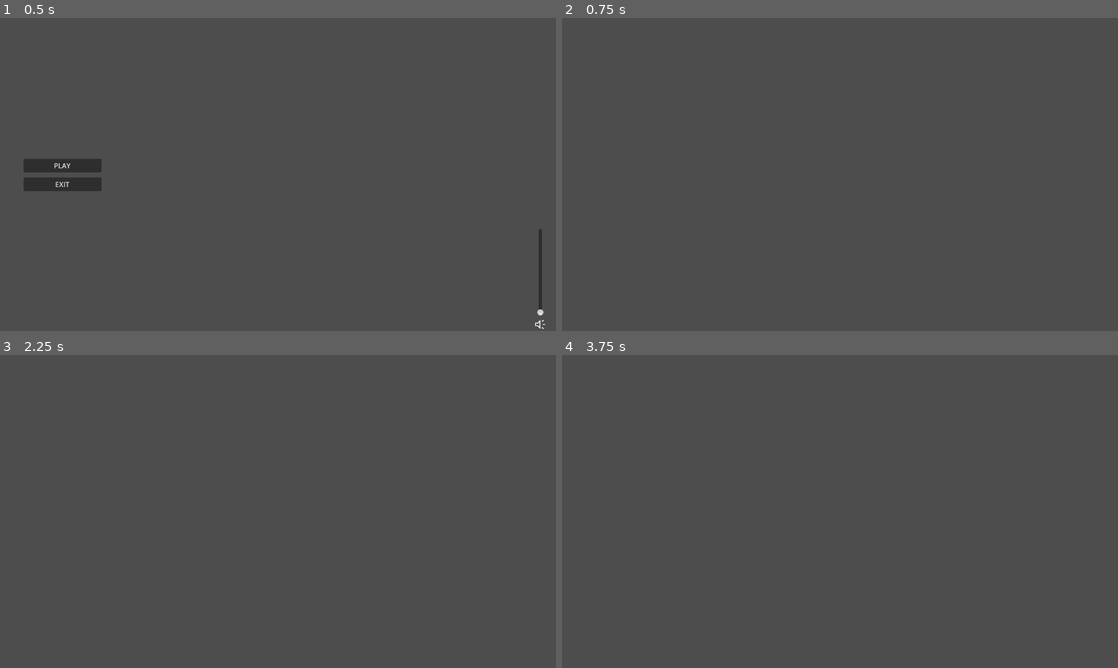
Above: before the commit, frames 1-4 (two rows, left to right).
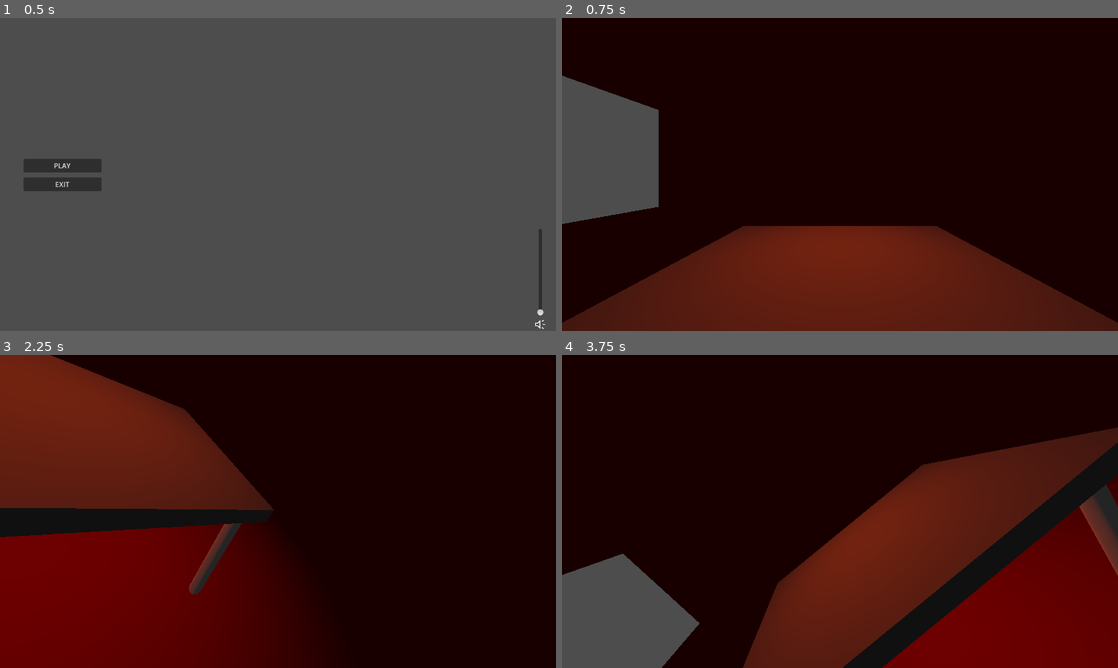
Above: after the commit, the same moments.

Repository: matiqn18/Krag-Grzesznikow
Game: Godot game, scene res://scenes/main_menu.tscn
The game is run twice, just before and just after one commit, with the same random seed, the same clock (stepped at 60 frames per second) and the same inputs.
Inputs (mouse positions are in pixels of both pictures, inside the frame that each line leads up to):
- Up to frame 1 (0.5 s): no input
- Up to frame 2 (0.75 s): click "PLAY" at 0.5 s
- Up to frame 3 (2.25 s): tap Enter at 1.25 s; move the mouse to (400, 495) at 1.27 s; click (400, 495) at 1.42 s; tap Space at 2 s; move the mouse to (166, 527) at 2.02 s; click (166, 527) at 2.17 s
- Up to frame 4 (3.75 s): tap Enter at 2.75 s; move the mouse to (895, 442) at 2.77 s; click (895, 442) at 2.92 s; tap Space at 3.5 s; move the mouse to (812, 574) at 3.52 s; click (812, 574) at 3.67 s

Frame 1 is identical in both runs. In frame 2, 93% of the frame differs, in the area x 0-100%, y 0-100%; in frame 3, 100%; in frame 4, 93%.

Commit message:
Room Update

Diff:
--- /dev/null
+++ b/materials/room_walls.tres
@@ -0,0 +1,4 @@
+[gd_resource type="StandardMaterial3D" format=3 uid="uid://dphedafn76ry3"]
+
+[resource]
+albedo_color = Color(0.38857287, 0, 0, 1)
--- /dev/null
+++ b/materials/table_leg.tres
@@ -0,0 +1,4 @@
+[gd_resource type="StandardMaterial3D" format=3 uid="uid://cp3055l78att8"]
+
+[resource]
+albedo_color = Color(0.5294118, 0.5294118, 0.5294118, 1)
--- /dev/null
+++ b/materials/table_top.tres
@@ -0,0 +1,4 @@
+[gd_resource type="StandardMaterial3D" format=3 uid="uid://dmli6l7x1k657"]
+
+[resource]
+albedo_color = Color(0.29219002, 0.29219005, 0.29219002, 1)
--- a/project.godot
+++ b/project.godot
@@ -25,6 +25,10 @@
 window/size/viewport_height=720
 window/stretch/aspect="keep_height"
 
+[dotnet]
+
+project/assembly_name="Hackyeah"
+
 [rendering]
 
 renderer/rendering_method="mobile"
--- a/scenes/game_scene.tscn
+++ b/scenes/game_scene.tscn
@@ -1,12 +1,72 @@
-[gd_scene format=3 uid="uid://b331egxpamfwm"]
+[gd_scene load_steps=6 format=3 uid="uid://b331egxpamfwm"]
+
+[ext_resource type="Material" uid="uid://dphedafn76ry3" path="res://materials/room_walls.tres" id="1_ycayy"]
+[ext_resource type="Material" uid="uid://dmli6l7x1k657" path="res://materials/table_top.tres" id="2_bw6k5"]
+[ext_resource type="Material" uid="uid://cp3055l78att8" path="res://materials/table_leg.tres" id="3_y3j0m"]
+[ext_resource type="Script" uid="uid://ctb2eo3g6xxds" path="res://scripts/gameplay/camera_movement.gd" id="4_bw6k5"]
+
+[sub_resource type="Environment" id="Environment_rurhu"]
 
 [node name="GameScene" type="Node3D"]
 
-[node name="CSGCombiner3D" type="CSGCombiner3D" parent="."]
+[node name="WorldEnvironment" type="WorldEnvironment" parent="."]
+environment = SubResource("Environment_rurhu")
 
-[node name="CSGBox3D2" type="CSGBox3D" parent="CSGCombiner3D"]
+[node name="RoomBox" type="CSGCombiner3D" parent="."]
+material_override = ExtResource("1_ycayy")
+
+[node name="RoomBorders" type="CSGBox3D" parent="RoomBox"]
 size = Vector3(6, 3, 6)
 
-[node name="CSGBox3D" type="CSGBox3D" parent="CSGCombiner3D"]
+[node name="RoomInsideAir" type="CSGBox3D" parent="RoomBox"]
 operation = 2
 size = Vector3(5.8, 2.8, 5.8)
+
+[node name="Window" type="CSGBox3D" parent="RoomBox"]
+transform = Transform3D(1, 0, 0, 0, 1, 0, 0, 0, 1, -2.95, 0.4, 0)
+operation = 2
+size = Vector3(0.2, 1.6, 4)
+
+[node name="Table" type="Node" parent="RoomBox"]
+
+[node name="TableTop" type="CSGBox3D" parent="RoomBox/Table"]
+transform = Transform3D(1, 0, 0, 0, 1, 0, 0, 0, 1, 0, -0.4494629, 0)
+material_override = ExtResource("2_bw6k5")
+size = Vector3(2, 0.1, 1.5)
+
+[node name="TableLeg" type="CSGCylinder3D" parent="RoomBox/Table"]
+transform = Transform3D(1, 0, 0, 0, 1, 0, 0, 0, 1, -0.9, -0.9, 0.6)
+material_override = ExtResource("3_y3j0m")
+radius = 0.05
+height = 1.0
+
+[node name="TableLeg2" type="CSGCylinder3D" parent="RoomBox/Table"]
+transform = Transform3D(1, 0, 0, 0, 1, 0, 0, 0, 1, 0.9, -0.9, 0.6)
+material_override = ExtResource("3_y3j0m")
+radius = 0.05
+height = 1.0
+
+[node name="TableLeg3" type="CSGCylinder3D" parent="RoomBox/Table"]
+transform = Transform3D(1, 0, 0, 0, 1, 0, 0, 0, 1, 0.9, -0.9, -0.6)
+material_override = ExtResource("3_y3j0m")
+radius = 0.05
+height = 1.0
+
+[node name="TableLeg4" type="CSGCylinder3D" parent="RoomBox/Table"]
+transform = Transform3D(1, 0, 0, 0, 1, 0, 0, 0, 1, -0.9, -0.9, -0.6)
+material_override = ExtResource("3_y3j0m")
+radius = 0.05
+height = 1.0
+
+[node name="Camera3D" type="Camera3D" parent="."]
+transform = Transform3D(1, 0, 0, 0, 1, 0, 0, 0, 1, 0, 0.13408893, 1.3720051)
+script = ExtResource("4_bw6k5")
+
+[node name="SpotLight3D" type="SpotLight3D" parent="."]
+transform = Transform3D(1, 0, 0, 0, -4.371139e-08, 1, 0, -1, -4.371139e-08, 0, 1.4126741, 0)
+light_color = Color(1, 0.29411766, 0, 1)
+light_energy = 4.0
+light_specular = 0.0
+
+[node name="OmniLight3D" type="OmniLight3D" parent="."]
+visible = false
--- /dev/null
+++ b/scripts/gameplay/camera_movement.gd
@@ -0,0 +1,13 @@
+extends Camera3D
+
+func _unhandled_input(event: InputEvent) -> void:
+	if event is InputEventMouseButton:
+		Input.set_mouse_mode(Input.MOUSE_MODE_CAPTURED)
+	elif event.is_action_pressed("ui_cancel"):
+		Input.set_mouse_mode(Input.MOUSE_MODE_VISIBLE)
+
+	if Input.get_mouse_mode() == Input.MOUSE_MODE_CAPTURED:
+		if event is InputEventMouseMotion:
+			rotate_y(-event.relative.x * 0.01)
+			self.rotate_x(-event.relative.y * 0.01)
+			self.rotation.x = clamp(self.rotation.x, deg_to_rad(-90), deg_to_rad(90))
Not shown, added: scripts/gameplay/camera_movement.gd.uid
